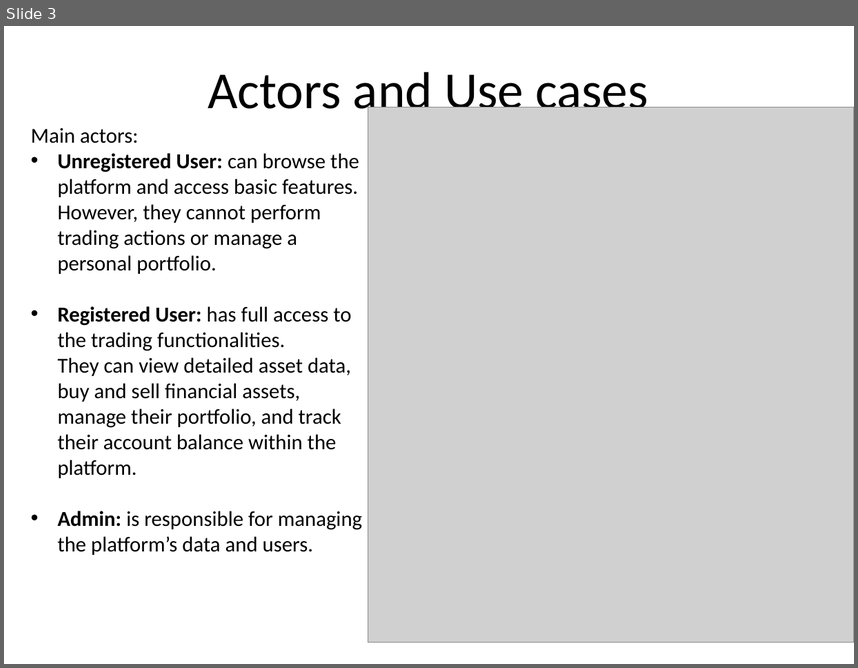
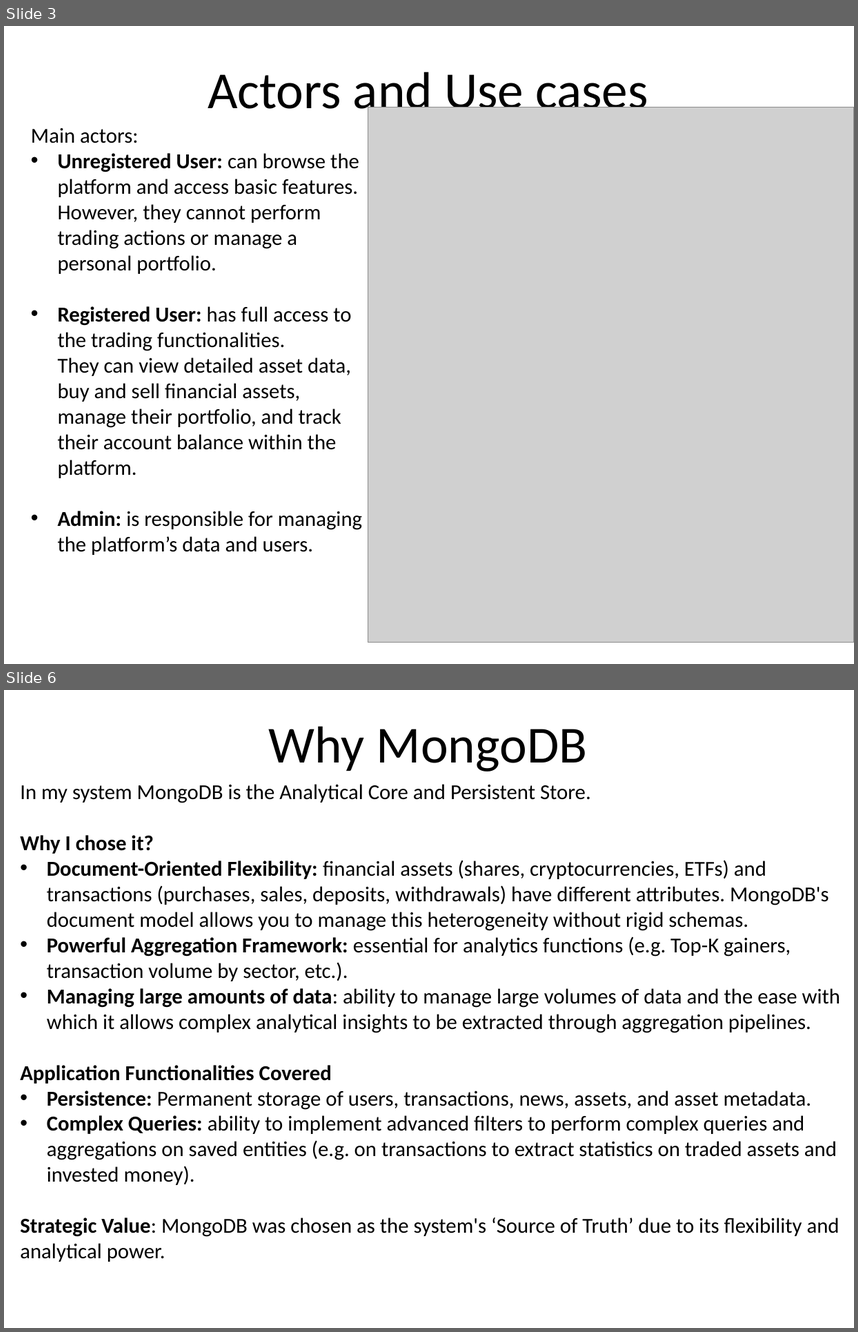
Before and after one commit to Arzazrel/Project_LSMSDB_25, a slide deck: documentation/Project_Presentation_MyFuture_Diana.pptx. Shown one above the other, each under a label of ours: slide 3 before the commit, slides 3 and 6 after it; the slides between them are not shown. The pictures are 858x668 and 858x1332 pixels, drawn with LibreOffice and Linux fonts; fonts in the diff are those of the drawing; grey boxes stand for pictures; background and template pictures are left out. Boxes give left, top, right and bottom in pixels: in the first picture for what was removed or moved away, otherwise in the second. Text is boxed around its words. In the diff, an @@ line names an element or a change of style, - is before the commit and + after.

```diff
--- a/documentation/Project_Presentation_MyFuture_Diana.pptx
+++ b/documentation/Project_Presentation_MyFuture_Diana.pptx
@@ slide 6 added at (4,690,854,1328), background #FFFFFF @@
@@ title added at (269,726,587,771), 44 pt, text #000000 @@
+Why MongoDB
@@ text added at (20,784,841,1261), 18 pt, text #000000 @@
+In my system MongoDB is the Analytical Core and Persistent Store.
+Why I chose it?
+• Document-Oriented Flexibility: financial assets (shares, cryptocurrencies, ETFs) and transactions (purchases, sales, deposits, withdrawals) have different attributes. MongoDB's document model allows you to manage this heterogeneity without rigid schemas.
+• Powerful Aggregation Framework: essential for analytics functions (e.g. Top-K gainers, transaction volume by sector, etc.).
+• Managing large amounts of data: ability to manage large volumes of data and the ease with which it allows complex analytical insights to be extracted through aggregation pipelines.
+Application Functionalities Covered
+• Persistence: Permanent storage of users, transactions, news, assets, and asset metadata.
+• Complex Queries: ability to implement advanced filters to perform complex queries and aggregations on saved entities (e.g. on transactions to extract statistics on traded assets and invested money).
+Strategic Value: MongoDB was chosen as the system's ‘Source of Truth’ due to its flexibility and analytical power.
```
Also in this commit, not shown: 7 slides changed, 36 other slides added, 19 slides removed, 2 other files.
